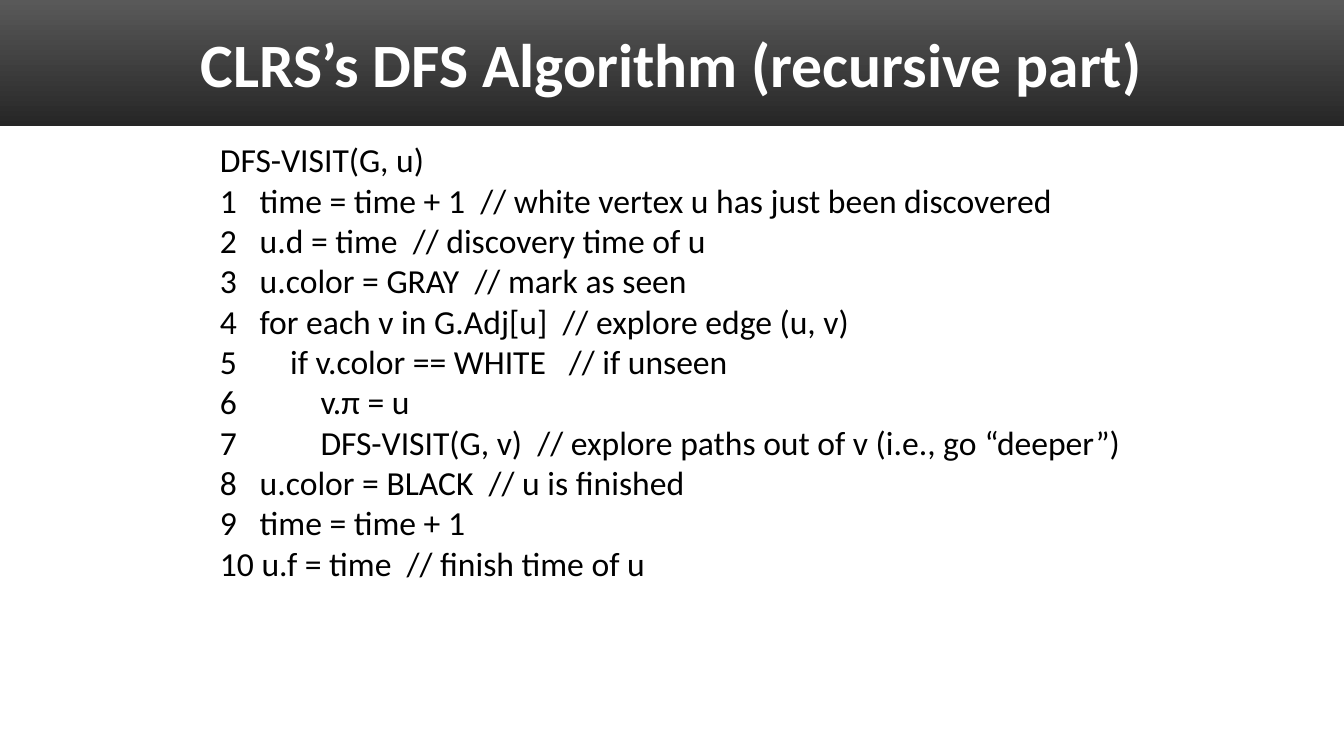
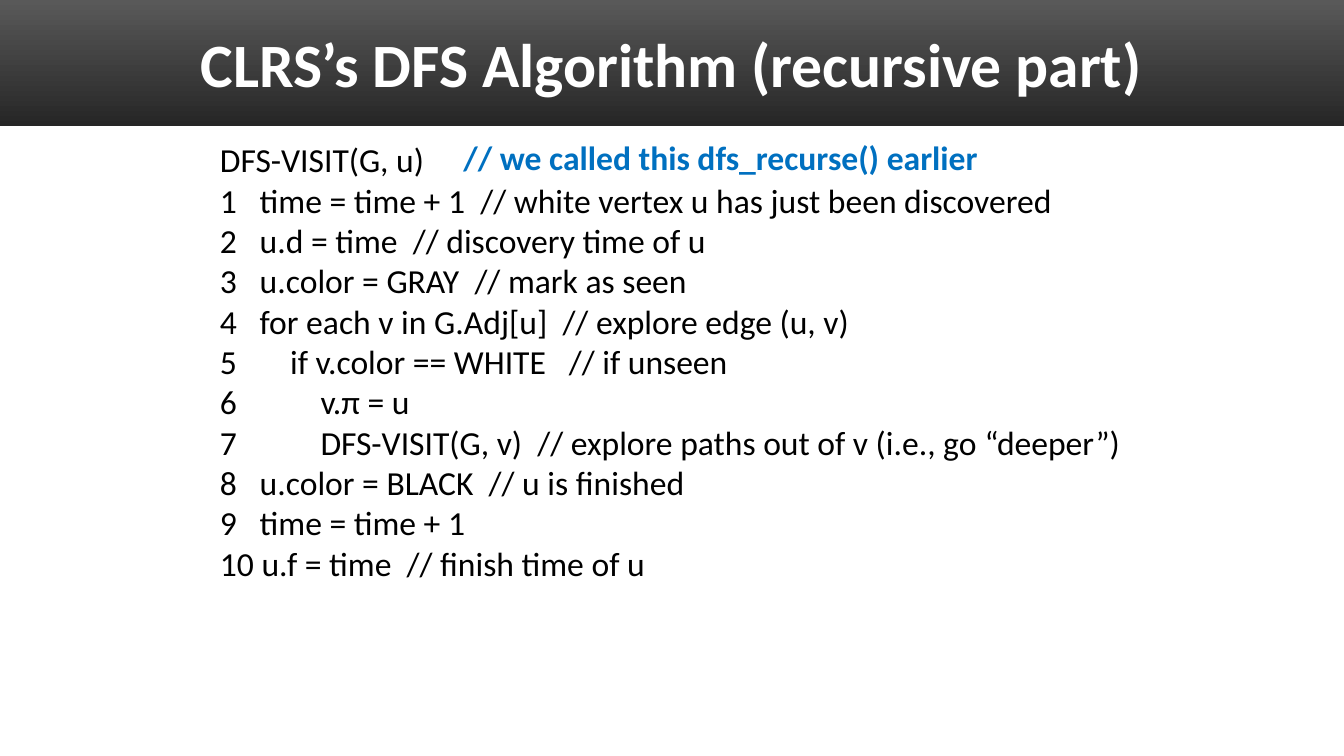
Before and after one commit to uva-cs/cs4102-f21, a slide deck: slide 13 of slides/graphs-dfs-f21.pptx. Drawn at 1344x756 pixels with LibreOffice and Linux fonts; fonts in the diff are those of the drawing. Boxes give left, top, right and bottom in pixels: in the first picture for what was removed or moved away, otherwise in the second. Text is boxed around its words. In the diff, an @@ line names an element or a change of style, - is before the commit and + after.

```diff
--- a/slides/graphs-dfs-f21.pptx
+++ b/slides/graphs-dfs-f21.pptx
@@ text added at (500, 145, 978, 175), 24 pt, text #0070C0, bold @@
+// we called this dfs_recurse() earlier
```
Also in this commit, not shown: 7 other slides changed, 3 other files.
